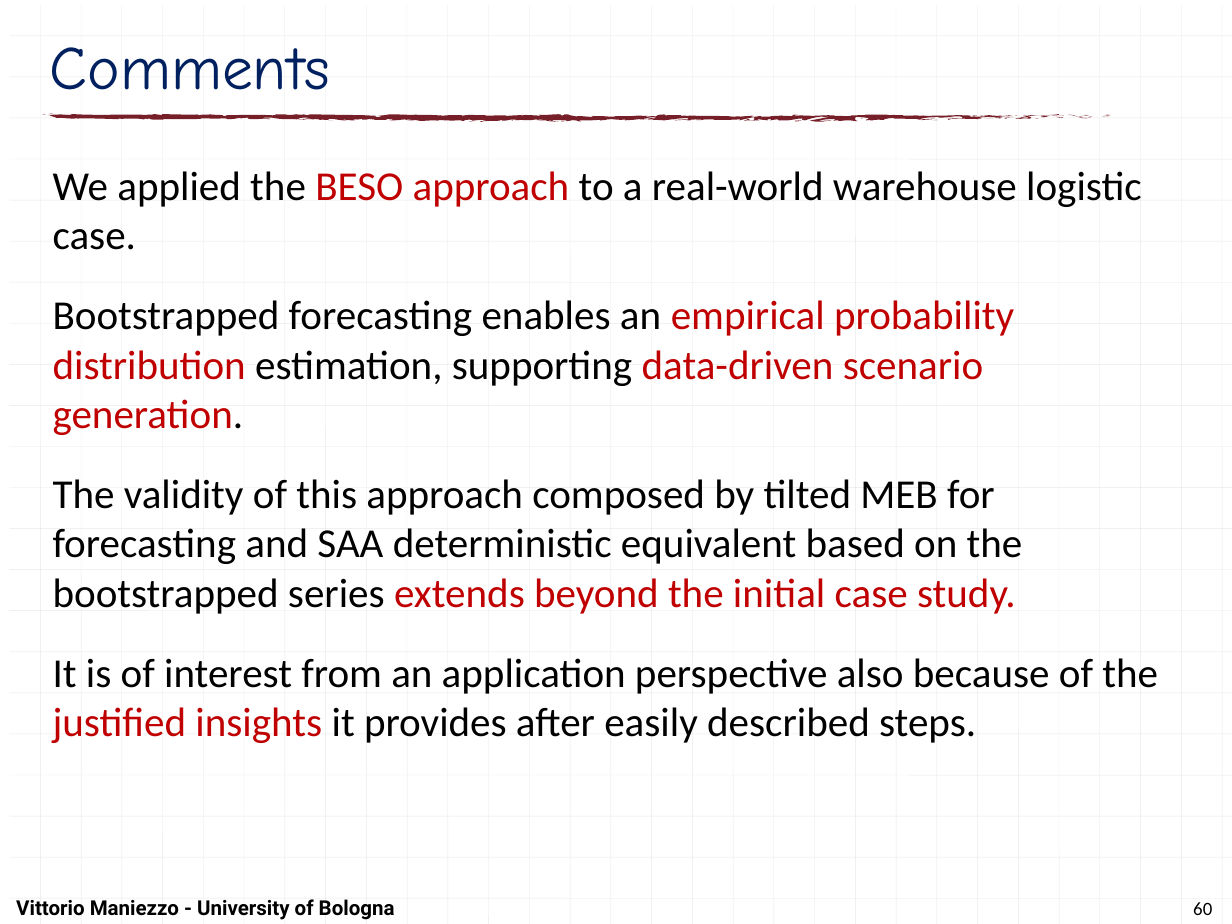
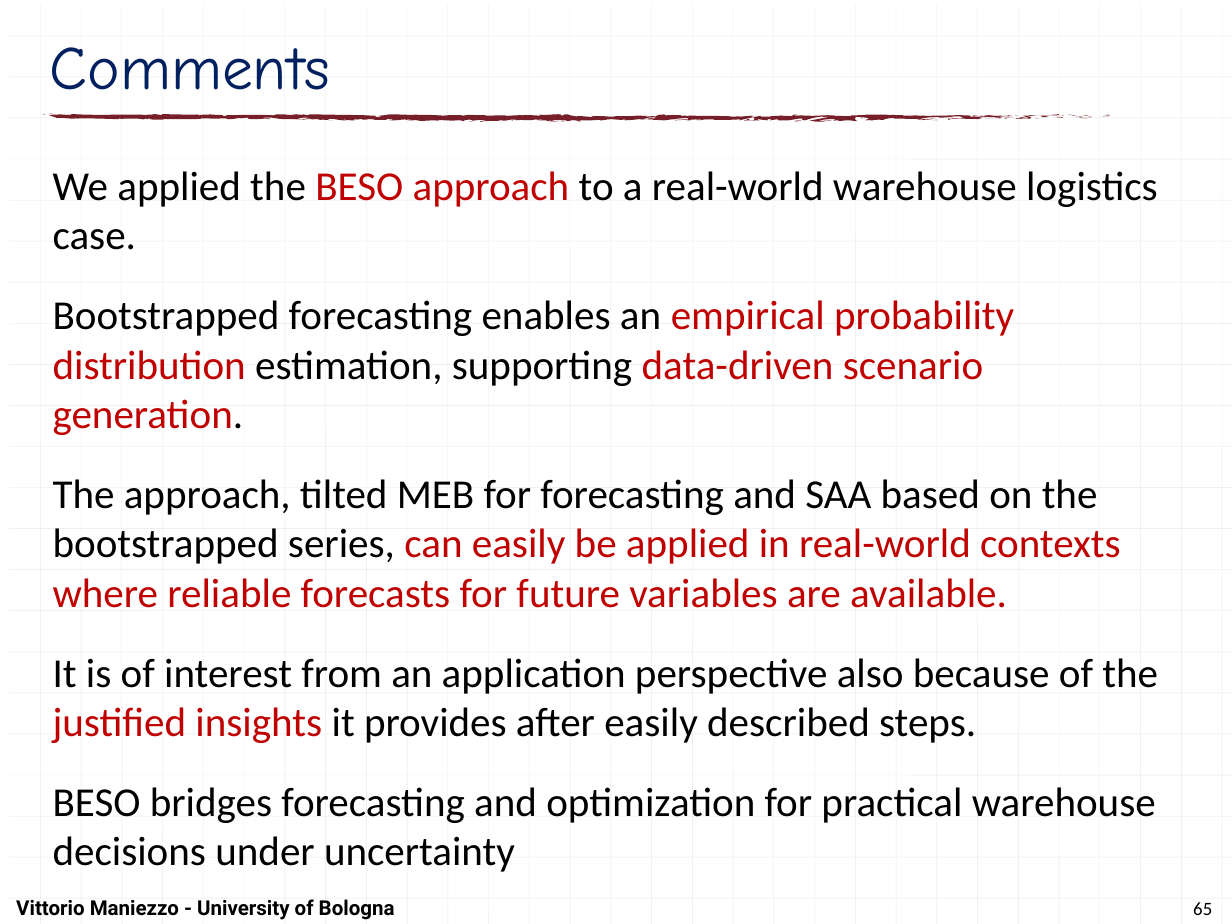
Before and after one commit to maniezzo/GDOforecast, a slide deck: slide 65 of doc/Schedulingseminar/schedulingSeminarXdock.pptx (slide 60 before the commit). Drawn at 1232x924 pixels with LibreOffice and Linux fonts; fonts in the diff are those of the drawing. Boxes give left, top, right and bottom in pixels: in the first picture for what was removed or moved away, otherwise in the second. Text is boxed around its words. In the diff, an @@ line names an element or a change of style, - is before the commit and + after.

```diff
--- a/doc/Schedulingseminar/schedulingSeminarXdock.pptx
+++ b/doc/Schedulingseminar/schedulingSeminarXdock.pptx
@@ text at [53, 171, 1158, 250]: text changed @@
-We applied the BESO approach to a real-world warehouse logistic case.
+We applied the BESO approach to a real-world warehouse logistics case.
@@ text at [53, 479, 1121, 608]: text changed; text colour #000000 to #C00000 @@
-The validity of this approach composed by tilted MEB for forecasting and SAA deterministic equivalent based on the bootstrapped series extends beyond the initial case study.
+The approach, tilted MEB for forecasting and SAA based on the bootstrapped series, can easily be applied in real-world contexts where reliable forecasts for future variables are available.
@@ text at [53, 787, 1156, 872]: paragraph added @@
+BESO bridges forecasting and optimization for practical warehouse decisions under uncertainty
@@ page number at [1193, 902, 1212, 915]: text changed @@
-60
+65
```
Also in this commit, not shown: 26 other slides changed, 5 slides added, 1 other file.
